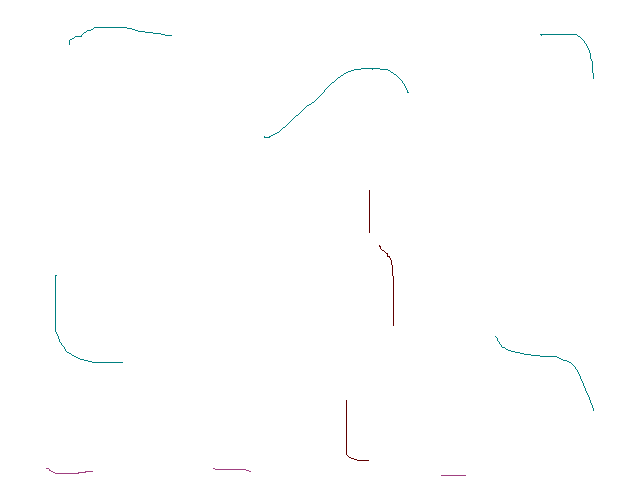
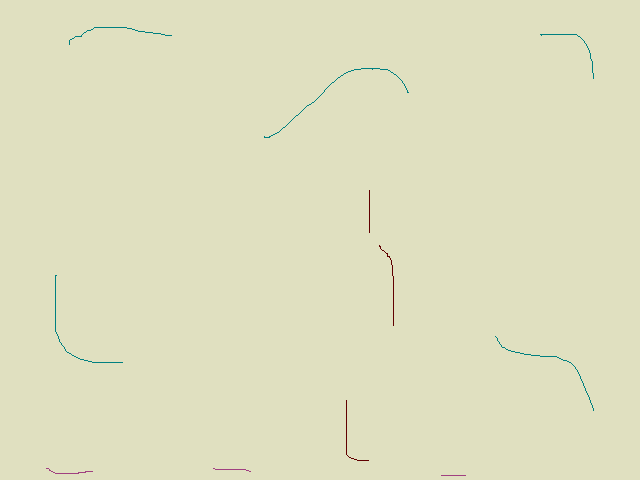
Before/after of a (640, 480) layered artwork. What changed in the layer stack:
painted on "Background" over [0, 0, 640, 480]
painted on "16_randomLow.png" over [0, 0, 640, 480]
